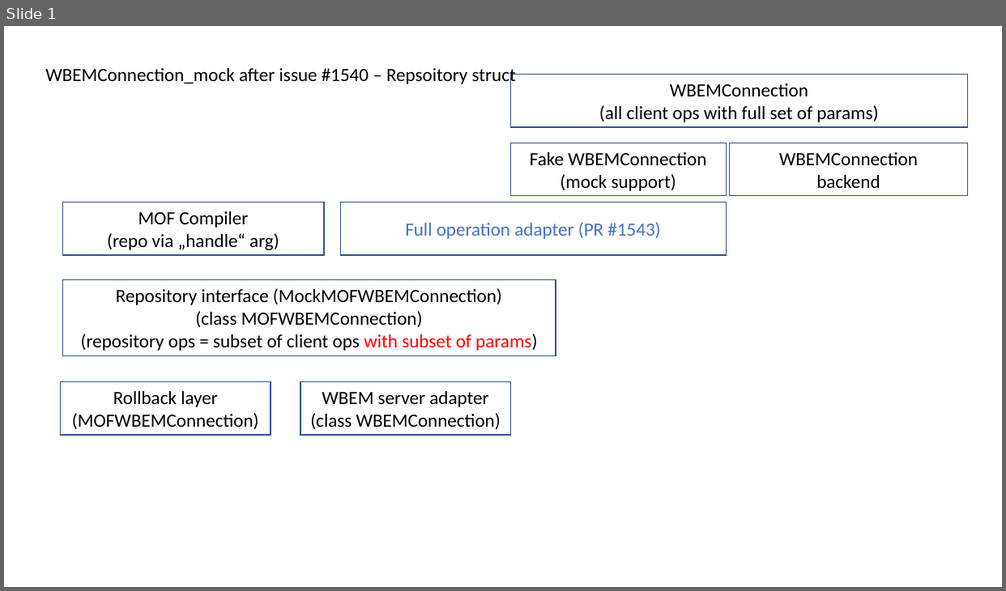
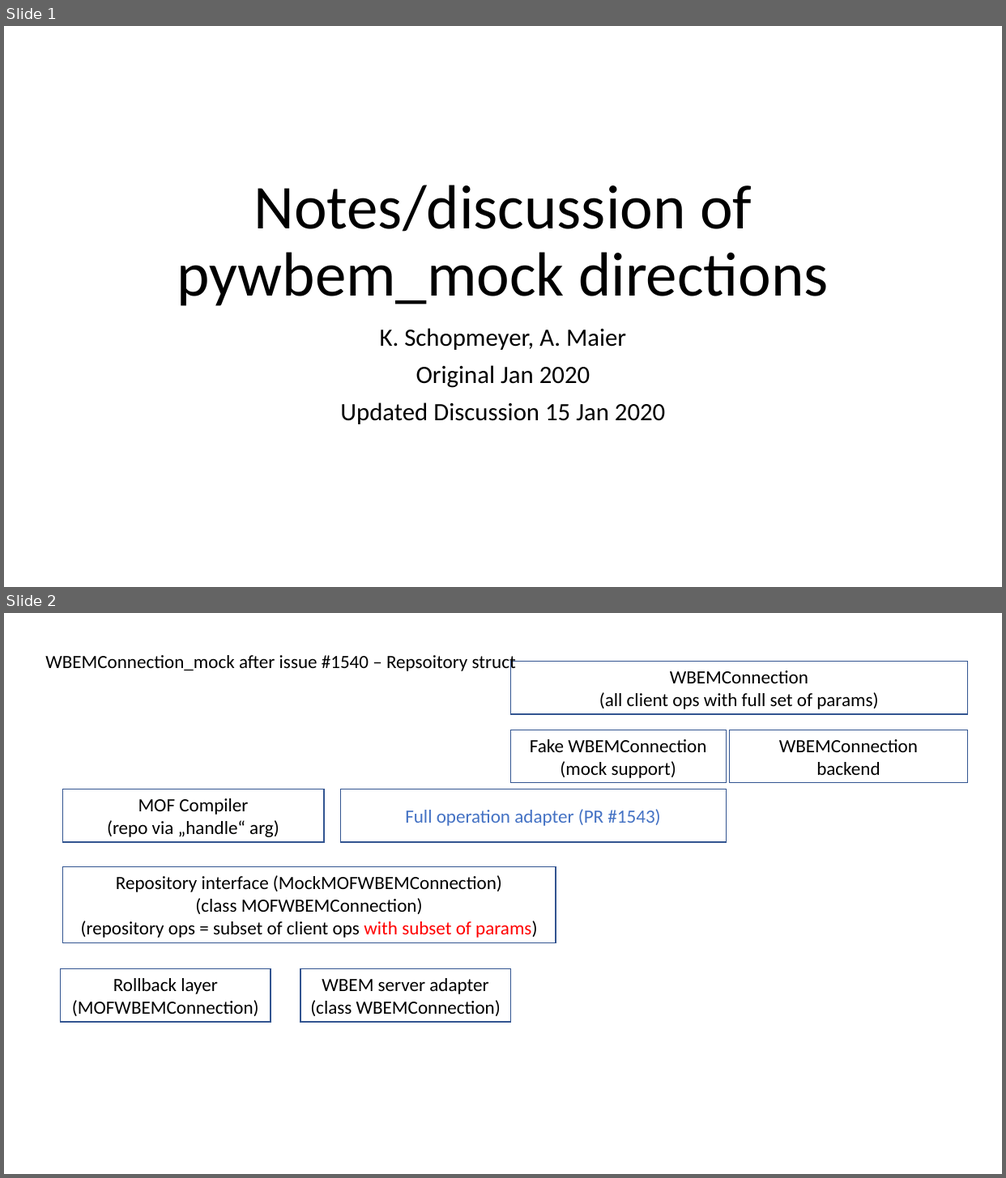
Before and after one commit to pywbem/pywbem, a slide deck: design/RepositoryStructure.pptx. Shown one above the other, each under a label of ours: slide 1 before the commit, slides 1 and 2 after it. The pictures are 1006x591 and 1006x1178 pixels, drawn with LibreOffice and Linux fonts; fonts in the diff are those of the drawing. Boxes give left, top, right and bottom in pixels: in the first picture for what was removed or moved away, otherwise in the second. Text is boxed around its words. In the diff, an @@ line names an element or a change of style, - is before the commit and + after.

Commit message:
Update powerpoint per discussion on 15 Jan 2020

```diff
--- a/design/RepositoryStructure.pptx
+++ b/design/RepositoryStructure.pptx
@@ slide 1 added at [4,26,1002,587], background #FFFFFF @@
@@ title added at [177,185,829,306], 60 pt, text #000000 @@
+Notes/discussion of pywbem_mock directions
@@ subtitle added at [340,328,665,425], 24 pt, text #000000 @@
+K. Schopmeyer, A. Maier
+Original Jan 2020
+Updated Discussion 15 Jan 2020
@@ what was slide 1 is now slide 2 @@
```
Also in this commit, not shown: 4 slides changed, 7 other slides added.
